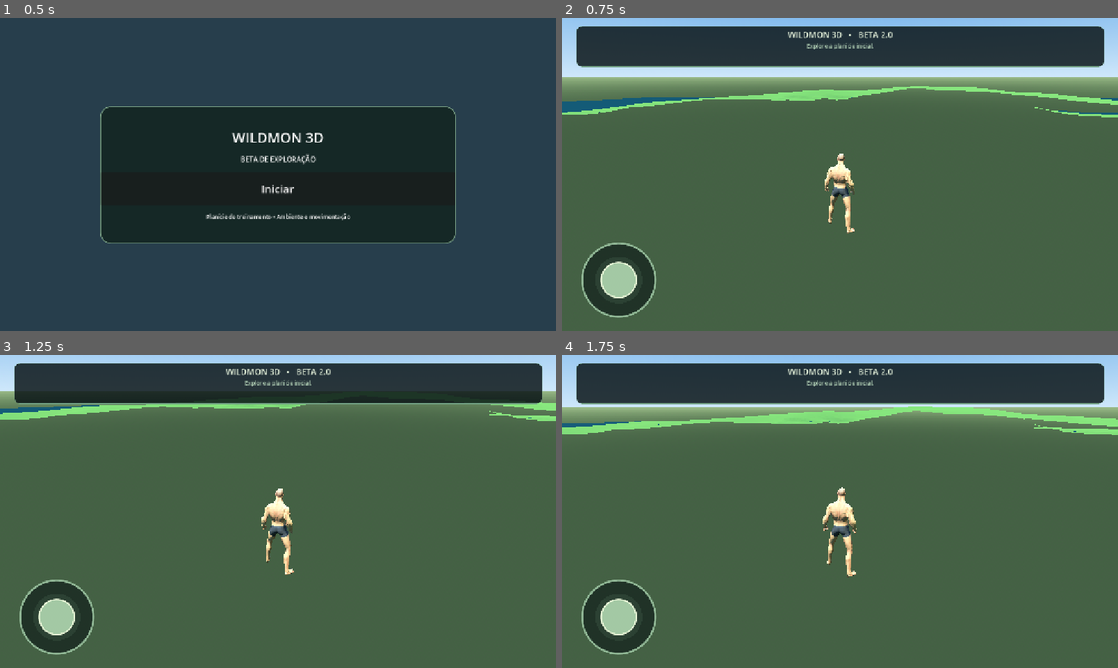
Above: before the commit, frames 1-4 (two rows, left to right).
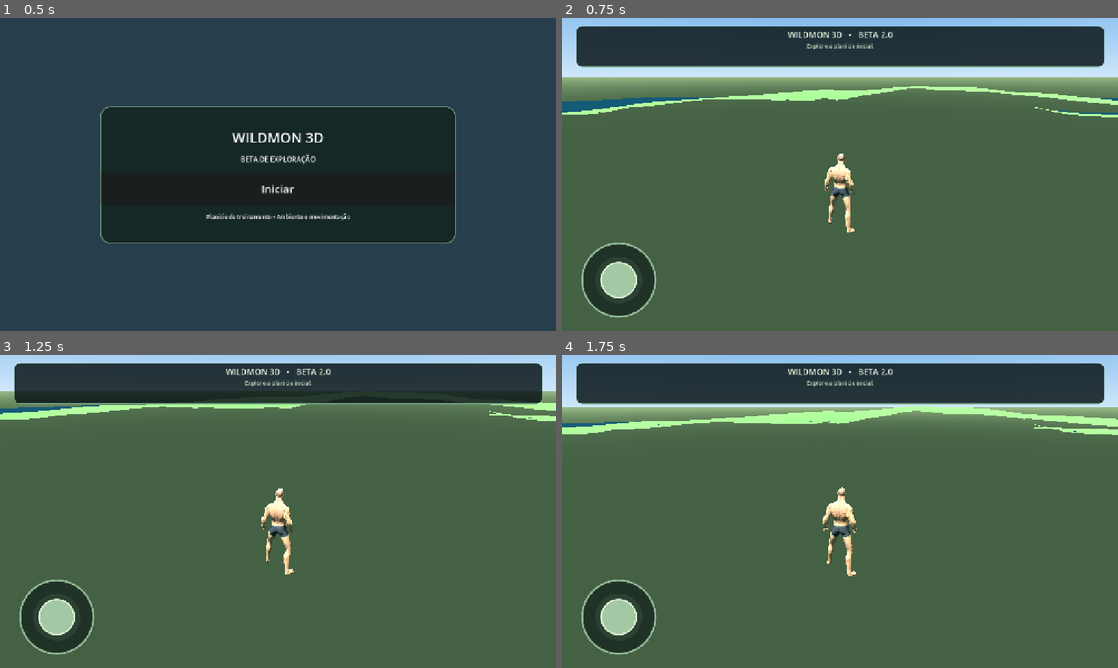
Above: after the commit, the same moments.

Repository: ealvim07-gif/wildmon-3d
Game: Godot game, scene res://scenes/main.tscn
Same seed, same stepped clock (60 frames per second), same inputs: the game is played once before the commit and once after it.
Inputs (mouse positions are in pixels of both pictures, inside the frame that each line leads up to):
- Up to frame 1 (0.5 s): no input
- Up to frame 2 (0.75 s): click "Iniciar" at 0.5 s
- Up to frame 3 (1.25 s): no input
- Up to frame 4 (1.75 s): move the mouse to (962, 495) at 1.27 s; click (962, 495) at 1.42 s

Frame 1 is identical in both runs. In frame 2, 1.4% of the frame differs, in the area x 0-100%, y 21-32%; in frame 3, 1.1%; in frame 4, 2.4%, in the area x 0-100%, y 16-26%.

Commit message:
Brighten spawn grass and add trail stones

Diff:
--- a/scripts/world_terrain.gd
+++ b/scripts/world_terrain.gd
@@ -10,6 +10,22 @@
 var height_noise := FastNoiseLite.new()
 var lake_noise := FastNoiseLite.new()
 var grass_texture: ImageTexture
+
+func _make_marker_rock(position_x: float, position_z: float, size: Vector3) -> void:
+	var rock := MeshInstance3D.new()
+	var mesh := SphereMesh.new()
+	mesh.radius = 1.0
+	mesh.height = 1.4
+	mesh.radial_segments = 7
+	mesh.rings = 4
+	rock.mesh = mesh
+	rock.scale = size
+	rock.position = Vector3(position_x, size.y * 0.55, position_z)
+	var stone := StandardMaterial3D.new()
+	stone.albedo_color = Color(0.45, 0.48, 0.39)
+	stone.roughness = 1.0
+	rock.material_override = stone
+	add_child(rock)
 
 func _ready() -> void:
 	height_noise.seed = 82471
@@ -53,7 +69,7 @@
 			var n3:=grain.get_noise_2d(float(x),float(y))
 			var fleck:=sin(float(x)*1.7+n2*8.0)*cos(float(y)*1.3+n3*7.0)*0.035
 			var value:=clampf(0.5+n1*0.25+n2*0.18+n3*0.09+fleck,0.0,1.0)
-			var color:=Color(0.105,0.23,0.075).lerp(Color(0.34,0.47,0.20),value)
+			var color:=Color(0.19,0.36,0.11).lerp(Color(0.46,0.61,0.29),value)
 			image.set_pixel(x,y,Color(color.r,color.g,color.b,1.0))
 	image.generate_mipmaps()
 	return image
@@ -71,6 +87,11 @@
 			var oz:float=(float(cz)-CHUNKS*0.5)*CHUNK_SIZE
 			_build_chunk(ox,oz)
 			_build_water_chunk(ox,oz)
+	# Pedras de orientação na direção do lago (+X), dentro da área alcançável.
+	_make_marker_rock(18.0, -42.0, Vector3(0.65,0.42,0.58))
+	_make_marker_rock(34.0, -42.0, Vector3(0.9,0.55,0.75))
+	_make_marker_rock(50.0, -42.0, Vector3(1.1,0.7,0.9))
+	_make_marker_rock(56.0, -36.0, Vector3(0.7,0.45,0.65))
 
 func _build_chunk(ox:float,oz:float) -> void:
 	var st:=SurfaceTool.new()
@@ -103,6 +124,7 @@
 	mat.uv1_scale=Vector3(1.0,1.0,1.0)
 	mat.albedo_color=Color(1.0,1.0,1.0)
 	mat.shading_mode=BaseMaterial3D.SHADING_MODE_PER_PIXEL
+	mat.disable_receive_shadows=true
 	ground.material_override=mat
 	add_child(ground)
 	var body:=StaticBody3D.new()
